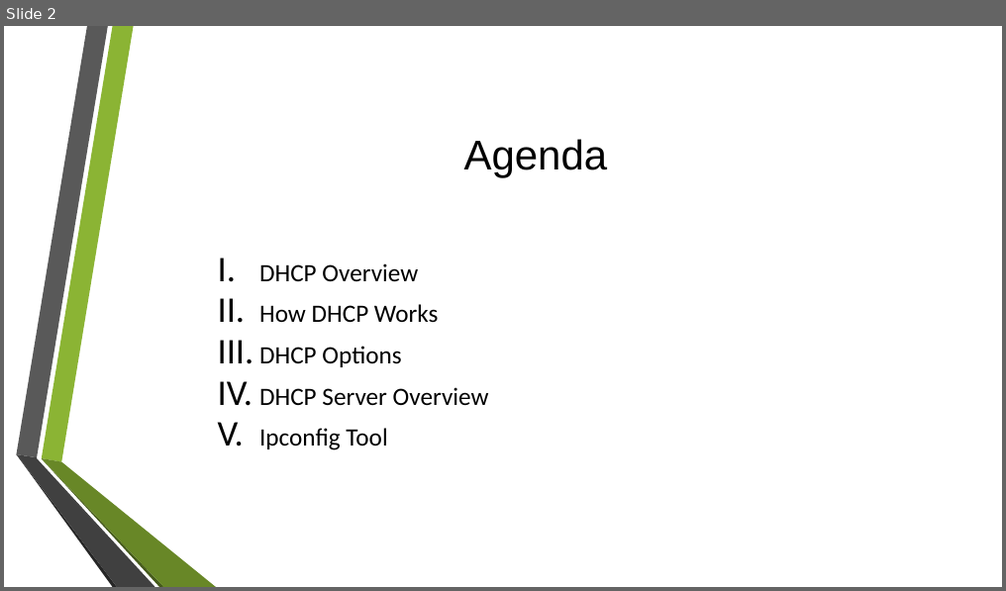
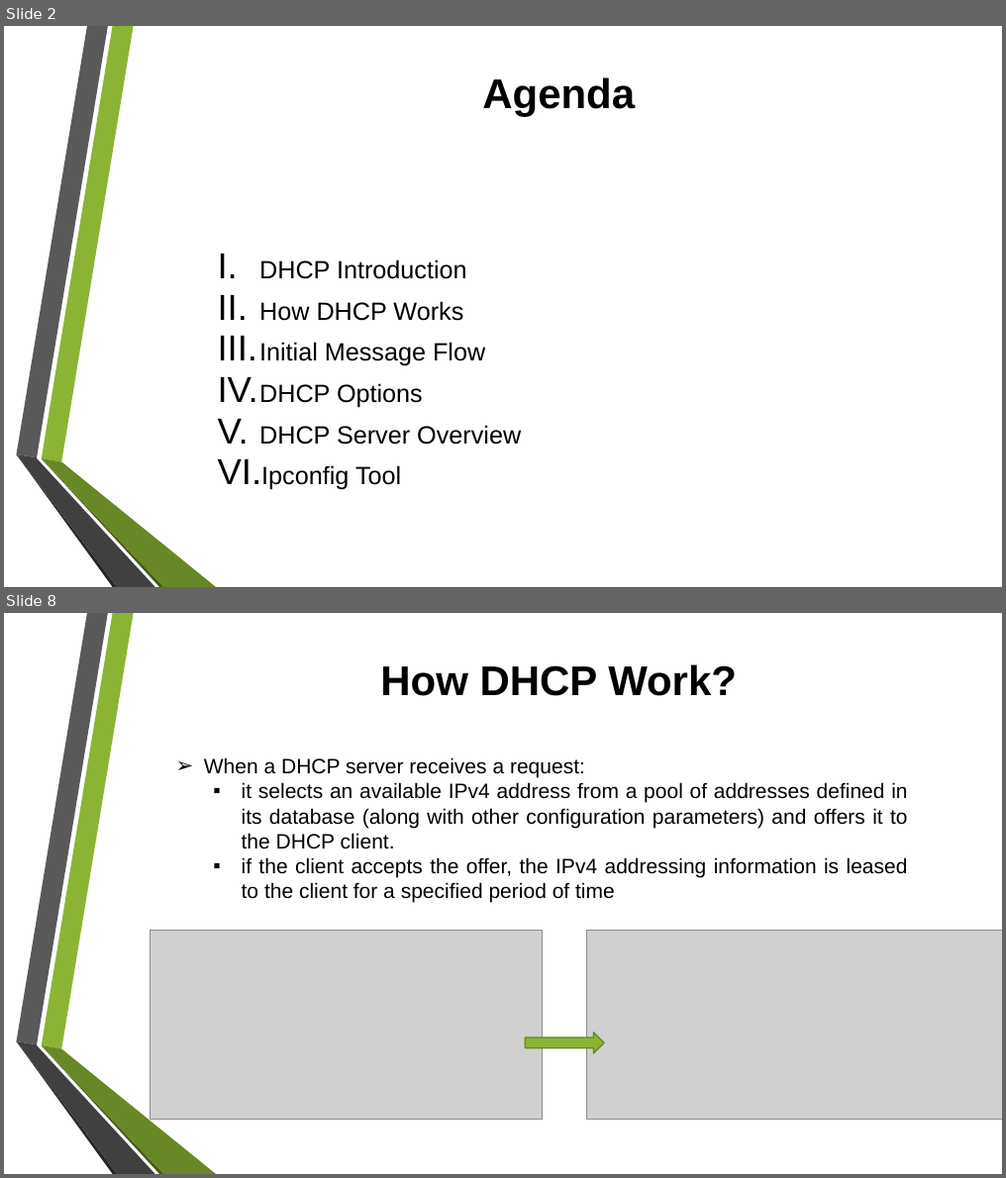
Before and after one commit to tiendatdk3493/Tai_Lieu, a slide deck: Dynamic Host Configuration Protocol (DHCP) Overview.pptx. Shown one above the other, each under a label of ours: slide 2 before the commit, slides 2 and 8 after it; the slides between them are not shown. The pictures are 1006x591 and 1006x1178 pixels, drawn with LibreOffice and Linux fonts; fonts in the diff are those of the drawing; grey boxes stand for pictures; background and template pictures are left out. Boxes give left, top, right and bottom in pixels: in the first picture for what was removed or moved away, otherwise in the second. Text is boxed around its words. In the diff, an @@ line names an element or a change of style, - is before the commit and + after.

Commit message:
DHCP

```diff
--- a/Dynamic Host Configuration Protocol (DHCP) Overview.pptx
+++ b/Dynamic Host Configuration Protocol (DHCP) Overview.pptx
@@ slide 8 added at (x1=4, y1=613, x2=1002, y2=1174), background picture (left out); not listed: 6 template elements that a slide beside it also shows @@
@@ title added at (x1=380, y1=664, x2=737, y2=696), 40 pt, text #000000, bold @@
+How DHCP Work?
@@ text added at (x1=204, y1=758, x2=908, y2=903), 20 pt, text #000000 @@
+➢ When a DHCP server receives a request:
+  ▪ it selects an available IPv4 address from a pool of addresses defined in its database (along with other configuration parameters) and offers it to the DHCP client.
+  ▪ if the client accepts the offer, the IPv4 addressing information is leased to the client for a specified period of time
@@ picture added at (x1=150, y1=931, x2=543, y2=1120) @@
@@ picture added at (x1=587, y1=931, x2=1002, y2=1120) @@
@@ right arrow added at (x1=525, y1=1033, x2=604, y2=1054), fill #8BB434, outline #678526 1.25 pt @@
@@ slide 2 changed as well @@
@@ title "Agenda" moved from (x1=464, y1=139, x2=608, y2=178) to (x1=482, y1=77, x2=635, y2=116) @@
@@ title "Agenda" at (x1=482, y1=77, x2=635, y2=116): bold on @@
@@ text at (x1=259, y1=260, x2=467, y2=279): text changed; font Calibri to Arial @@
-I. DHCP Overview
+I. DHCP Introduction
@@ text at (x1=259, y1=301, x2=521, y2=490): font Calibri to Arial in "How DHCP Works", "DHCP Options", "DHCP Server Overview", "Ipconfig Tool" @@
@@ text at (x1=259, y1=342, x2=485, y2=367): paragraph added @@
+III. Initial Message Flow
```
Also in this commit, not shown: 1 other slide changed, 16 other slides added, 5 other files.
